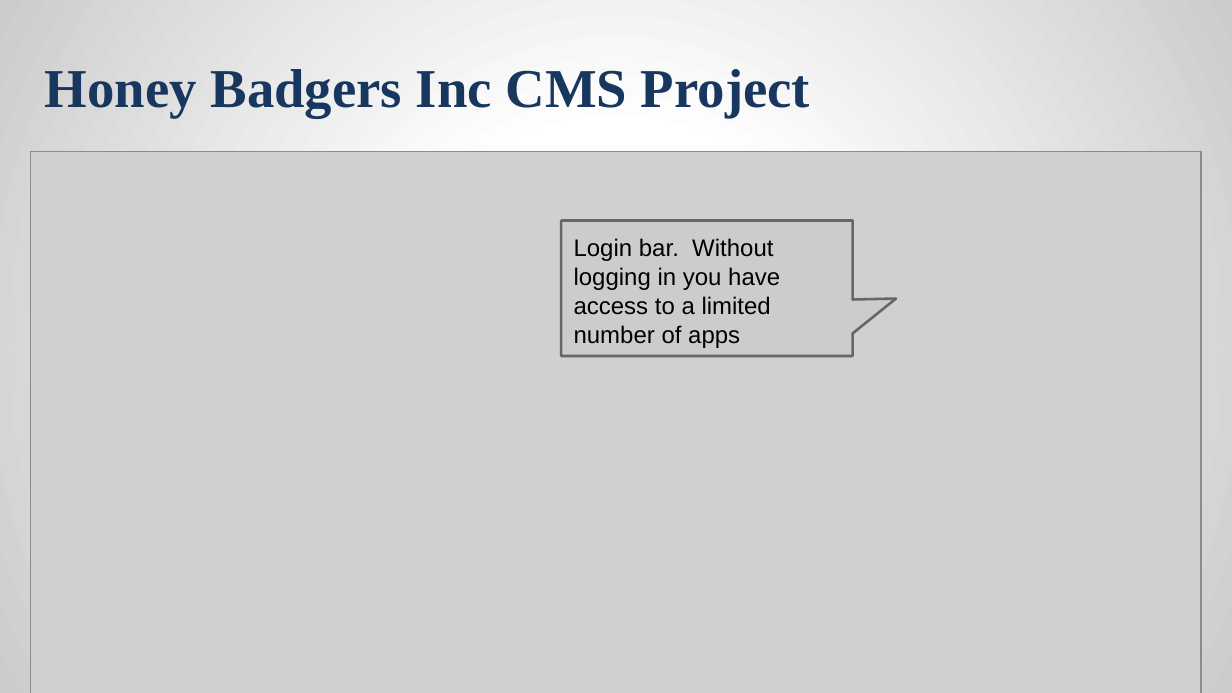
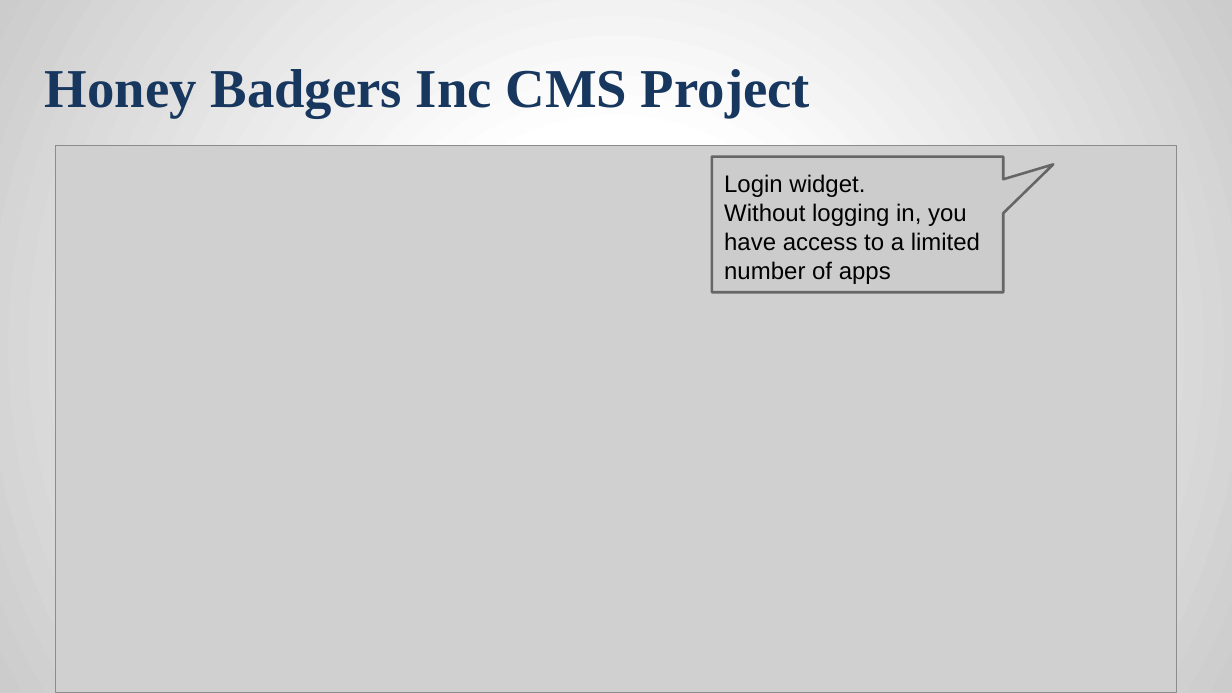
Before and after one commit to jcriquet/FantomCMS, a slide deck: slide 12 of doc/HoneyBadgersFinalPresentation.pptx (slide 10 before the commit). Drawn at 1232x693 pixels with LibreOffice and Linux fonts; fonts in the diff are those of the drawing; grey boxes stand for pictures; background and template pictures are left out. Boxes give left, top, right and bottom in pixels: in the first picture for what was removed or moved away, otherwise in the second. Text is boxed around its words. In the diff, an @@ line names an element or a change of style, - is before the commit and + after.

```diff
--- a/doc/HoneyBadgersFinalPresentation.pptx
+++ b/doc/HoneyBadgersFinalPresentation.pptx
@@ picture: place and size @@
-picture at [31, 152, 1201, 693]
+picture at [55, 145, 1177, 692]
@@ speech box: place and size @@
-speech box at [562, 221, 854, 356]
+speech box at [712, 156, 1004, 292]
@@ speech box at [712, 156, 1004, 292]: proportions changed @@
@@ text at [724, 174, 980, 284]: text changed @@
-Login bar. Without logging in you have access to a limited number of apps
+Login widget.
+Without logging in, you have access to a limited number of apps
```
Also in this commit, not shown: 6 other slides changed, 4 slides added, 3 slides removed, 1 other file.
